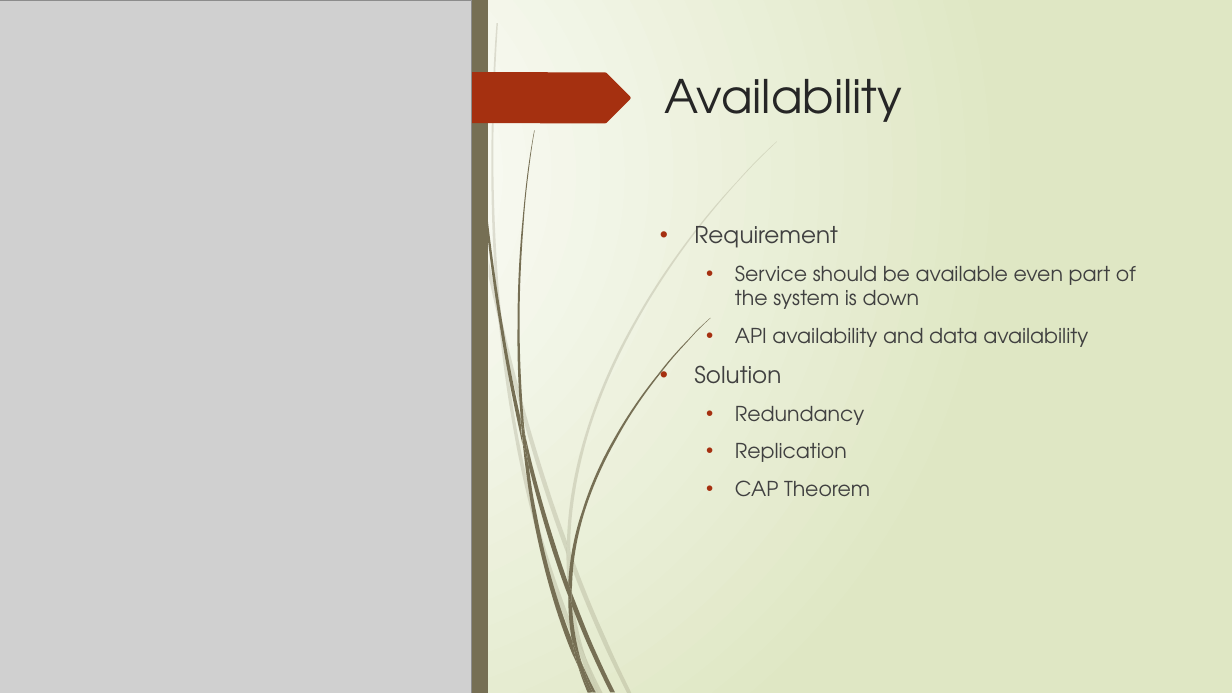
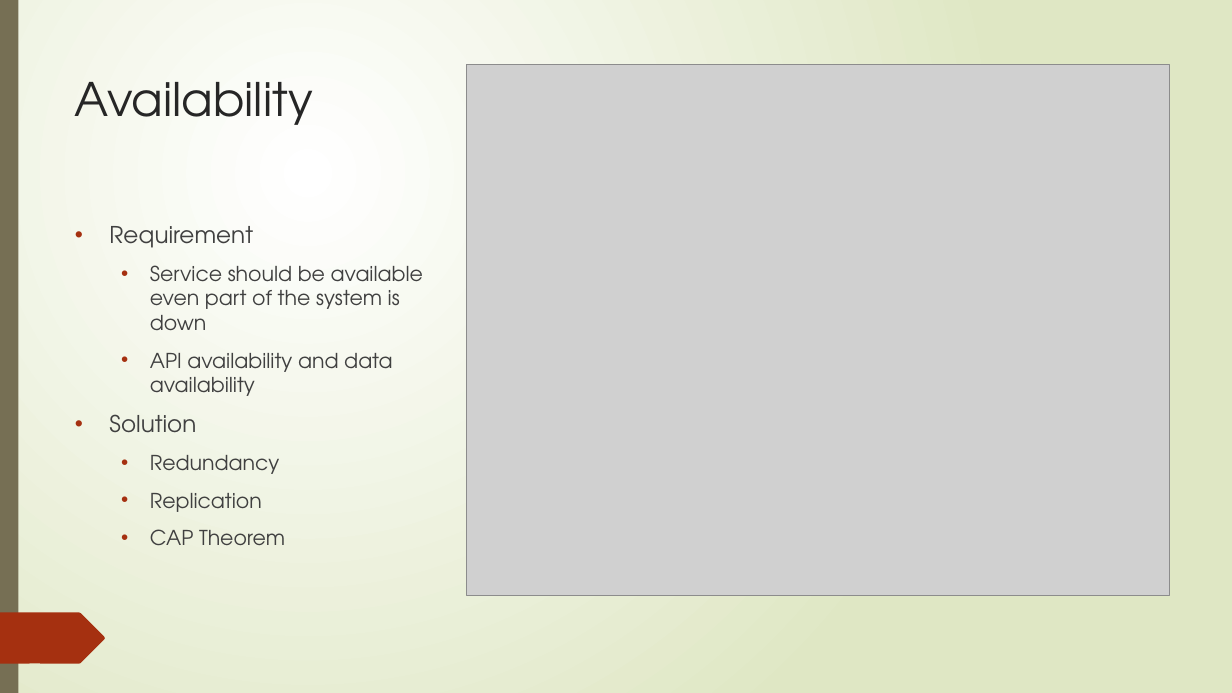
Before and after one commit to huanminwu/LeetCode, a slide deck: slide 9 of Cloud/Design Principle.pptx (slide 7 before the commit). Drawn at 1232x693 pixels with LibreOffice and Linux fonts; fonts in the diff are those of the drawing; grey boxes stand for pictures. Boxes give left, top, right and bottom in pixels: in the first picture for what was removed or moved away, otherwise in the second. Text is boxed around its words. In the diff, an @@ line names an element or a change of style, - is before the commit and + after.

```diff
--- a/Cloud/Design Principle.pptx
+++ b/Cloud/Design Principle.pptx
@@ rectangle: place and size @@
-rectangle at (470,0,488,693)
+rectangle at (0,0,18,693)
@@ rectangle removed at (0,0,18,693) @@
@@ picture removed at (0,0,472,693) @@
@@ title "Availability": place and size @@
-title "Availability" at (664,79,902,122)
+title "Availability" at (75,82,313,125)
@@ picture added at (467,65,1169,595) @@
@@ freeform shape removed at (470,72,630,123) @@
@@ text "Requirement" rewrapped from (694,226,1136,497) to (109,226,423,546) @@
@@ group added at (10,141,288,660): 5 freeform shapes @@
@@ group added at (47,130,240,667): 7 freeform shapes @@
@@ freeform shape added at (0,613,105,664), fill #A53010 @@
@@ group removed at (472,0,711,693): 12 freeform shapes @@
@@ group removed at (489,23,777,693): 12 freeform shapes @@
```
Also in this commit, not shown: 4 other slides changed, 1 slide added.
